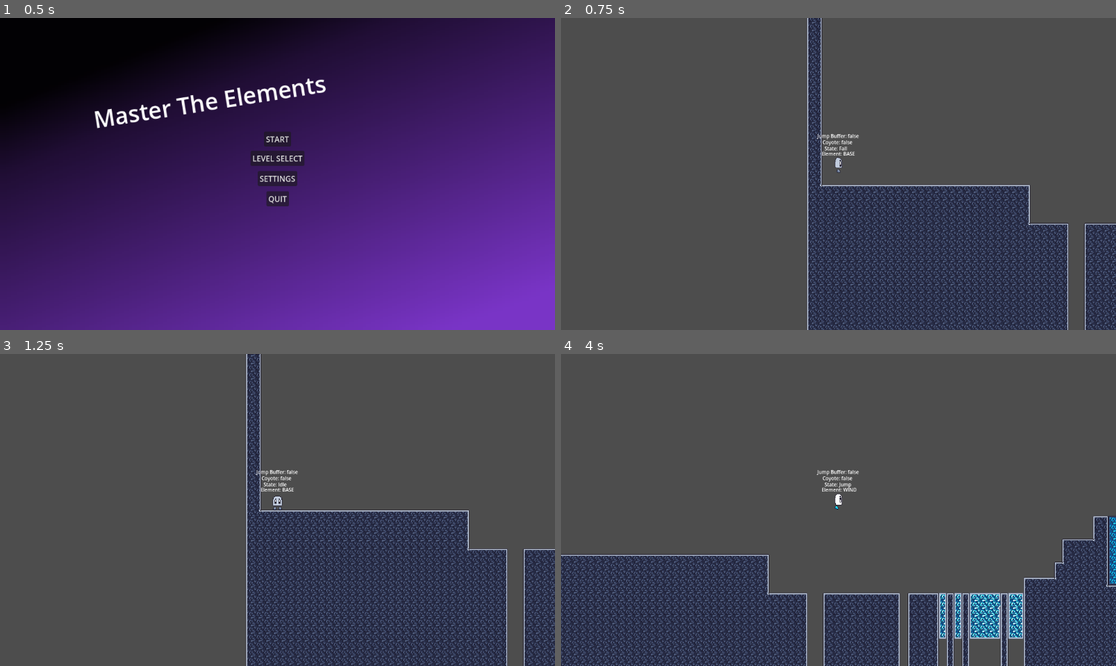
Above: before the commit, frames 1-4 (two rows, left to right).
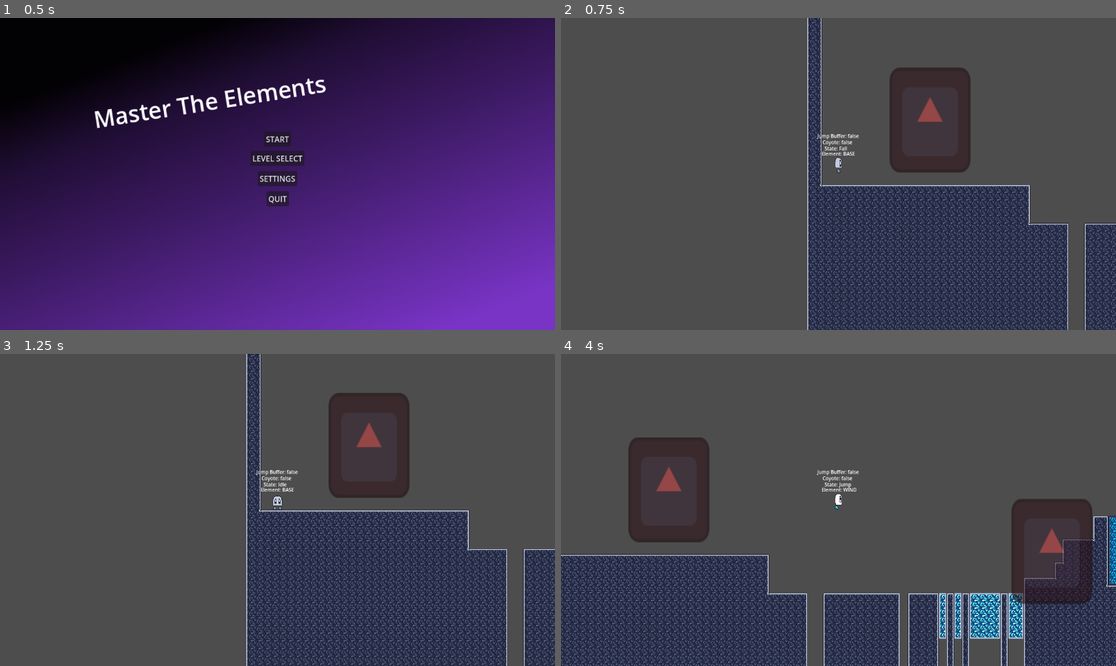
Above: after the commit, the same moments.

Repository: tkm3d1a/Piratesoftware_gamejam15
Game: Godot game, scene res://scenes/ui/start_menu.tscn
The game is run twice, just before and just after one commit, with the same random seed, the same clock (stepped at 60 frames per second) and the same inputs. The engine's default icon, where the game draws it, is replaced by a stand-in: a white triangle on a blue panel in a dark square.
Inputs:
- Up to frame 1 (0.5 s): no input
- Up to frame 2 (0.75 s): click "START" at 0.5 s
- Up to frame 3 (1.25 s): no input
- Up to frame 4 (4 s): tap Enter at 1.25 s; hold S (transform_base) 1.28-2.03 s; hold D (move_right) 1.28-2.78 s; tap Space (jump) at 1.52, 1.82, 2.27, 2.57, 3.5, 3.77 s; tap Q (transform_earth, bound only before the commit) at 1.55, 2.1 s; tap R (transform_fire) at 2.3, 2.85 s; hold A (move_left) 2.78-3.53 s; tap E (transform_water) at 3.05, 3.6 s; hold D (move_right) from 3.53 s (still down); tap W (transform_wind) at 3.8 s

Frame 1 is identical in both runs. In frame 2, 2.9% of the frame differs, in the area x 59-74%, y 15-50%; in frame 3, 2.9%; in frame 4, 5.9%, in the area x 12-96%, y 26-81%.

Commit message:
restructured transformations to only require single button - transforms done based on type of area in when transforming

Diff:
--- a/project.godot
+++ b/project.godot
@@ -53,7 +53,7 @@
 "events": [Object(InputEventKey,"resource_local_to_scene":false,"resource_name":"","device":-1,"window_id":0,"alt_pressed":false,"shift_pressed":false,"ctrl_pressed":false,"meta_pressed":false,"pressed":false,"keycode":0,"physical_keycode":32,"key_label":0,"unicode":32,"echo":false,"script":null)
 ]
 }
-transform_earth={
+transform_element={
 "deadzone": 0.5,
 "events": [Object(InputEventKey,"resource_local_to_scene":false,"resource_name":"","device":-1,"window_id":0,"alt_pressed":false,"shift_pressed":false,"ctrl_pressed":false,"meta_pressed":false,"pressed":false,"keycode":0,"physical_keycode":81,"key_label":0,"unicode":113,"echo":false,"script":null)
 ]
--- a/scenes/levels/components/base_transform_zone.gd
+++ b/scenes/levels/components/base_transform_zone.gd
@@ -1,19 +1,24 @@
 class_name TransformArea extends Area2D
 
 # @export var transform_shape: CollisionShape2D
+@export var transform_area_type: String
 
-signal player_can_transform
+signal player_can_transform(element: String)
 signal player_cannot_transform
 
 func _ready() -> void:
+	if transform_area_type:
+		transform_area_type = transform_area_type.to_upper()
+	else:
+		var err_msg: String = name + " does not have a transform area type set"
+		printerr(err_msg)
+
 	self.connect("body_entered", _on_area_entered)
 	self.connect("body_exited", _on_area_exited)
 
 func _on_area_entered(body: Node2D) -> void:
-	if body is Player:
-		print("Player entered transform area")
-		# $ActivationArea.set_deferred("disabled", true)
-		emit_signal("player_can_transform")
+	if body is Player and transform_area_type:
+		emit_signal("player_can_transform", transform_area_type)
 
 func _on_area_exited(body: Node2D) -> void:
 	if body is Player:
--- a/scenes/levels/level_01.tscn
+++ b/scenes/levels/level_01.tscn
@@ -1,7 +1,8 @@
-[gd_scene load_steps=4 format=3 uid="uid://ct45hv4jfqgfc"]
+[gd_scene load_steps=5 format=3 uid="uid://ct45hv4jfqgfc"]
 
 [ext_resource type="PackedScene" uid="uid://3cu26nxjbvp0" path="res://scenes/general/base_element_map.tscn" id="1_5v02t"]
 [ext_resource type="Script" path="res://scripts/levels/level_01.gd" id="1_kykmy"]
+[ext_resource type="PackedScene" uid="uid://c0b031r72swqv" path="res://scenes/levels/components/base_transform_zone.tscn" id="3_5o8gp"]
 
 [sub_resource type="RectangleShape2D" id="RectangleShape2D_m4w12"]
 size = Vector2(5688, 20)
@@ -23,3 +24,19 @@
 
 [node name="CollisionShape2D" type="CollisionShape2D" parent="DeathZone"]
 shape = SubResource("RectangleShape2D_m4w12")
+
+[node name="WaterTransformZone" parent="." instance=ExtResource("3_5o8gp")]
+position = Vector2(-853, 794)
+transform_area_type = "water"
+
+[node name="EarthTransformZone" parent="." instance=ExtResource("3_5o8gp")]
+position = Vector2(-440, 501)
+transform_area_type = "earth"
+
+[node name="WindTransformZone" parent="." instance=ExtResource("3_5o8gp")]
+position = Vector2(-1648, 666)
+transform_area_type = "wind"
+
+[node name="FireTransformZone" parent="." instance=ExtResource("3_5o8gp")]
+position = Vector2(-225, 811)
+transform_area_type = "fire"
--- a/scenes/levels/proto_level.gd
+++ b/scenes/levels/proto_level.gd
@@ -18,8 +18,8 @@
 
     $DeathZone.connect("body_entered", _on_deathzone_entered)
 
-func _on_transform_area_entered() -> void:
-    player.entered_transform_area()
+func _on_transform_area_entered(element: String) -> void:
+    player.entered_transform_area(element)
 
 func _on_transform_area_exited() -> void:
     player.exited_transform_area()
--- a/scenes/levels/proto_level.tscn
+++ b/scenes/levels/proto_level.tscn
@@ -10,7 +10,7 @@
 
 [node name="ProtoLevel" type="Node2D" node_paths=PackedStringArray("transform_areas")]
 script = ExtResource("1_ym05u")
-transform_areas = [NodePath("TransformAreas/BaseTransformZone")]
+transform_areas = [NodePath("TransformAreas/Earth_Transform_area")]
 
 [node name="Platforms" type="Node" parent="."]
 
@@ -20,14 +20,14 @@
 
 [node name="TransformAreas" type="Node" parent="."]
 
-[node name="BaseTransformZone" parent="TransformAreas" instance=ExtResource("3_7gadf")]
+[node name="Earth_Transform_area" parent="TransformAreas" instance=ExtResource("3_7gadf")]
 position = Vector2(814, 345)
+transform_area_type = "earth"
 
 [node name="Player" parent="." instance=ExtResource("1_oy1e0")]
 z_index = 4
 y_sort_enabled = true
 position = Vector2(561, 469)
-can_transform = false
 
 [node name="DeathZone" type="Area2D" parent="."]
 position = Vector2(820, 1159)
--- a/scripts/characters/player.gd
+++ b/scripts/characters/player.gd
@@ -3,8 +3,8 @@
 @export_group("Movement")
 @export var speed := 300.0
 @export var jump_velocity := 600.0
-@export var jump_buffer_frames := 6
-@export var coyote_wait_frames := 4
+@export var jump_buffer_frames := 4
+@export var coyote_wait_frames := 2
 
 @export_group("Transformations")
 @export var can_transform := true
@@ -25,6 +25,7 @@
 var coyote_buffer_active := false
 var last_floor_status := false
 var can_jump := true
+var can_transform_to := "BASE"
 var gravity: int = ProjectSettings.get_setting("physics/2d/default_gravity")
 
 const EARTH_MASK_BIT := 3
@@ -81,42 +82,49 @@
 func _process(delta: float) -> void:
 	state_machine.process_frame(delta)
 
-func entered_transform_area() -> void:
-	can_transform = true
+func entered_transform_area(element: String) -> void:
+	can_transform_to = element
+	if Transform_State.keys().has(can_transform_to):
+		can_transform = true
+	else:
+		printerr(can_transform_to + " is incorrect transform state string")
+		can_transform_to = "BASE"
 
 func exited_transform_area() -> void:
 	can_transform = false
+	can_transform_to = "BASE"
 
-func transform(to_state: Transform_State) -> void:
-	if to_state == current_transform_state:
+func transform() -> void:
+	var key_names: Array = Transform_State.keys()
+	if key_names.find(can_transform_to) == current_transform_state:
 		return
 
 	reset_collision_mask_layers()
 
-	match to_state:
+	match key_names.find(can_transform_to):
 		Transform_State.EARTH:
 			sprite_node.texture = earth_sprites
 			set_collision_mask_value(EARTH_MASK_BIT, true)
-			# can_transform = false
 			current_transform_state = Transform_State.EARTH
+			can_transform_to = "BASE"
 			d_update_transform_label(Transform_State.keys()[current_transform_state])
 		Transform_State.WIND:
 			sprite_node.texture = wind_sprites
 			set_collision_mask_value(WIND_MASK_BIT, true)
-			# can_transform = false
 			current_transform_state = Transform_State.WIND
+			can_transform_to = "BASE"
 			d_update_transform_label(Transform_State.keys()[current_transform_state])
 		Transform_State.WATER:
 			sprite_node.texture = water_sprites
 			set_collision_mask_value(WATER_MASK_BIT, true)
-			# can_transform = false
 			current_transform_state = Transform_State.WATER
+			can_transform_to = "BASE"
 			d_update_transform_label(Transform_State.keys()[current_transform_state])
 		Transform_State.FIRE:
 			sprite_node.texture = fire_sprites
 			set_collision_mask_value(FIRE_MASK_BIT, true)
-			# can_transform = false
 			current_transform_state = Transform_State.FIRE
+			can_transform_to = "BASE"
 			d_update_transform_label(Transform_State.keys()[current_transform_state])
 		Transform_State.BASE:
 			sprite_node.texture = base_sprites
--- a/scripts/characters/player_states/fall.gd
+++ b/scripts/characters/player_states/fall.gd
@@ -33,20 +33,12 @@
 
 func process_input(_event: InputEvent) -> State:
 	if parent.can_transform:
-		if Input.is_action_just_pressed("transform_earth"):
-			parent.transform(parent.Transform_State.EARTH)
-
-		if Input.is_action_just_pressed("transform_wind"):
-			parent.transform(parent.Transform_State.WIND)
-
-		if Input.is_action_just_pressed("transform_water"):
-			parent.transform(parent.Transform_State.WATER)
-
-		if Input.is_action_just_pressed("transform_fire"):
-			parent.transform(parent.Transform_State.FIRE)
+		if Input.is_action_just_pressed("transform_element"):
+			parent.transform()
 
 	if Input.is_action_just_pressed("transform_base"):
-		parent.transform(parent.Transform_State.BASE)
+		parent.can_transform_to = "BASE"
+		parent.transform()
 
 	if Input.is_action_just_pressed("jump"):
 		if not parent.jump_buffer_active:
--- a/scripts/characters/player_states/idle.gd
+++ b/scripts/characters/player_states/idle.gd
@@ -25,20 +25,12 @@
 
 func process_input(_event: InputEvent) -> State:
 	if parent.can_transform:
-		if Input.is_action_just_pressed("transform_earth"):
-			parent.transform(parent.Transform_State.EARTH)
-
-		if Input.is_action_just_pressed("transform_wind"):
-			parent.transform(parent.Transform_State.WIND)
-
-		if Input.is_action_just_pressed("transform_water"):
-			parent.transform(parent.Transform_State.WATER)
-
-		if Input.is_action_just_pressed("transform_fire"):
-			parent.transform(parent.Transform_State.FIRE)
+		if Input.is_action_just_pressed("transform_element"):
+			parent.transform()
 
 	if Input.is_action_just_pressed("transform_base"):
-		parent.transform(parent.Transform_State.BASE)
+		parent.can_transform_to = "BASE"
+		parent.transform()
 
 	if Input.is_action_just_pressed("jump") and (parent.is_on_floor() or parent.can_jump):
 		return jump_state
--- a/scripts/characters/player_states/jump.gd
+++ b/scripts/characters/player_states/jump.gd
@@ -37,19 +37,11 @@
 
 func process_input(_event: InputEvent) -> State:
 	if parent.can_transform:
-		if Input.is_action_just_pressed("transform_earth"):
-			parent.transform(parent.Transform_State.EARTH)
-
-		if Input.is_action_just_pressed("transform_wind"):
-			parent.transform(parent.Transform_State.WIND)
-
-		if Input.is_action_just_pressed("transform_water"):
-			parent.transform(parent.Transform_State.WATER)
-
-		if Input.is_action_just_pressed("transform_fire"):
-			parent.transform(parent.Transform_State.FIRE)
+		if Input.is_action_just_pressed("transform_element"):
+			parent.transform()
 
 	if Input.is_action_just_pressed("transform_base"):
-		parent.transform(parent.Transform_State.BASE)
+		parent.can_transform_to = "BASE"
+		parent.transform()
 
 	return null
--- a/scripts/characters/player_states/move.gd
+++ b/scripts/characters/player_states/move.gd
@@ -37,20 +37,12 @@
 
 func process_input(_event: InputEvent) -> State:
 	if parent.can_transform:
-		if Input.is_action_just_pressed("transform_earth"):
-			parent.transform(parent.Transform_State.EARTH)
-
-		if Input.is_action_just_pressed("transform_wind"):
-			parent.transform(parent.Transform_State.WIND)
-
-		if Input.is_action_just_pressed("transform_water"):
-			parent.transform(parent.Transform_State.WATER)
-
-		if Input.is_action_just_pressed("transform_fire"):
-			parent.transform(parent.Transform_State.FIRE)
+		if Input.is_action_just_pressed("transform_element"):
+			parent.transform()
 
 	if Input.is_action_just_pressed("transform_base"):
-		parent.transform(parent.Transform_State.BASE)
+		parent.can_transform_to = "BASE"
+		parent.transform()
 
 	if Input.is_action_just_pressed("jump") and (parent.is_on_floor() or parent.can_jump):
 		return jump_state
--- a/scripts/levels/general/base_level.gd
+++ b/scripts/levels/general/base_level.gd
@@ -2,7 +2,7 @@
 
 @export var starting_point: Marker2D
 @export var exit_area: Area2D
-@export var transform_areas: Array[TransformArea]
+@export var transform_areas: Array[Node]
 @export var death_zone: Area2D
 
 var player: Player
@@ -10,7 +10,7 @@
 func _ready() -> void:
 	if death_zone == null:
 		printerr("Deathzone not set up for ", self.name)
-
+	transform_areas = get_tree().get_nodes_in_group("transform_area")
 	if transform_areas.size() == 0:
 		printerr("No transform areas set for this level")
 	else:
@@ -25,8 +25,8 @@
 	print("enter death zone")
 	player.global_position = starting_point.global_position
 
-func _on_transform_area_entered() -> void:
-	player.entered_transform_area()
+func _on_transform_area_entered(element: String) -> void:
+	player.entered_transform_area(element)
 
 func _on_transform_area_exited() -> void:
 	player.exited_transform_area()
